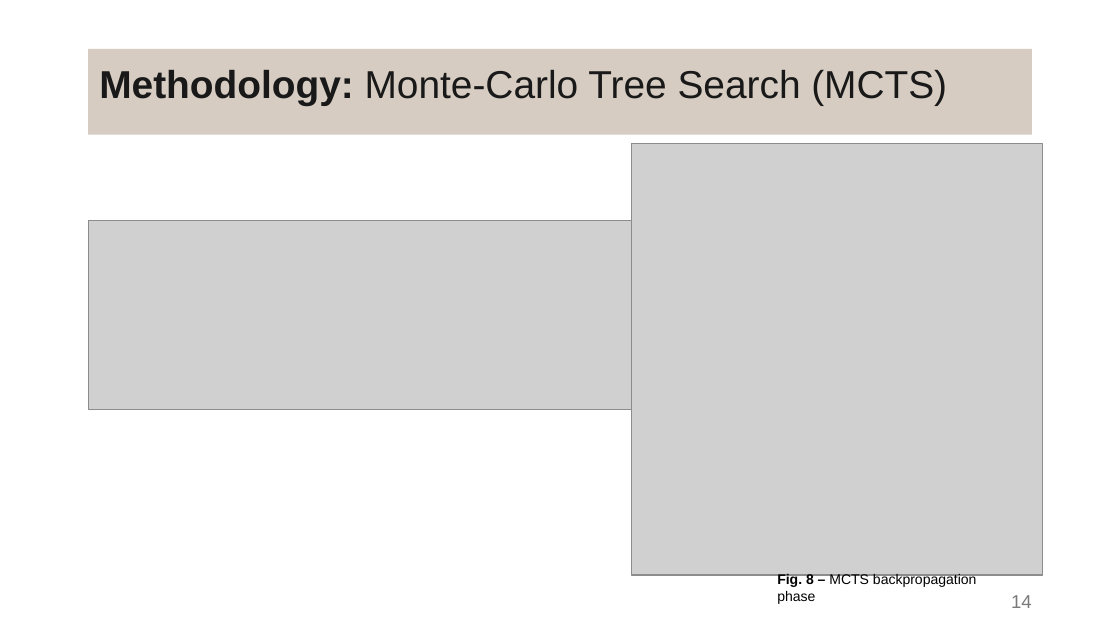
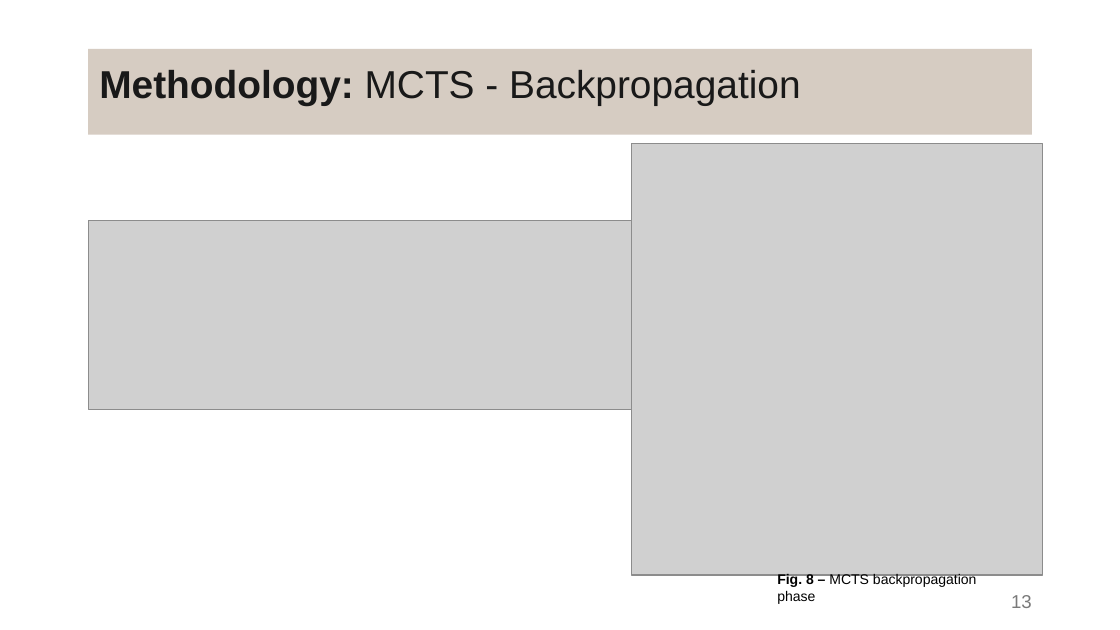
Before and after one commit to DanielaTomas/FCUP-SCHEDULE, a slide deck: slide 13 of Docs/Presentation.pptx (slide 14 before the commit). Drawn at 1120x630 pixels with LibreOffice and Linux fonts; fonts in the diff are those of the drawing; grey boxes stand for pictures. Boxes give left, top, right and bottom in pixels: in the first picture for what was removed or moved away, otherwise in the second. Text is boxed around its words. In the diff, an @@ line names an element or a change of style, - is before the commit and + after.

```diff
--- a/Docs/Presentation.pptx
+++ b/Docs/Presentation.pptx
@@ title at (x1=99, y1=70, x2=801, y2=106): text changed @@
-Methodology: Monte-Carlo Tree Search (MCTS)
+Methodology: MCTS - Backpropagation
@@ page number at (x1=1011, y1=595, x2=1032, y2=608): text changed @@
-14
+13
```
Also in this commit, not shown: 9 other slides changed, 2 slides added, 3 slides removed.
